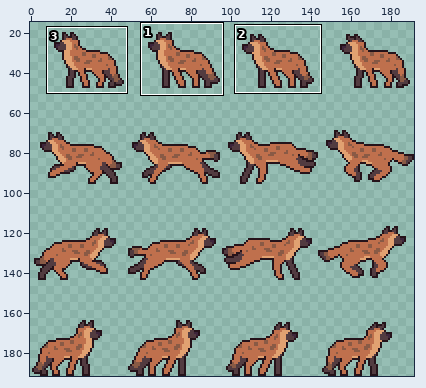
A sprite sheet gets an edit: sprites/fox2.png. Above, an overview of the earlier version with the close-up marked.
Close-up. Before the edit:
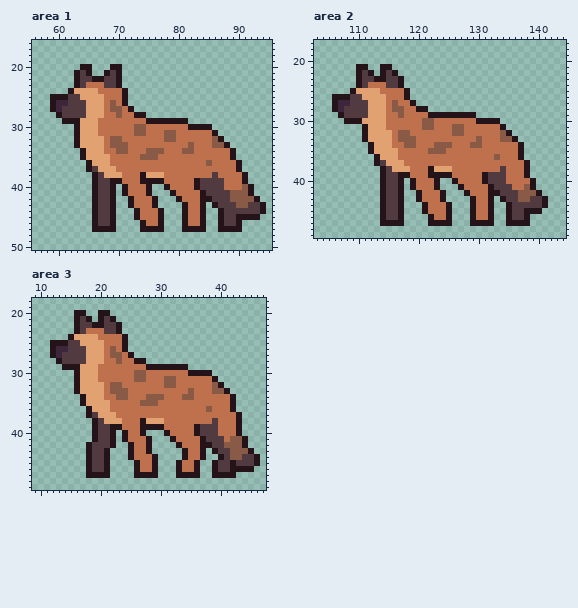
The file is 192x192 pixels. Pixels under 10% opacity are left out. Colours within 5 levels of each other are drawn and written as one. Shown: area 1: x 56..95, y 16..50; area 2: x 103..144, y 17..49; area 3: x 9..47, y 18..49. The wide view leaves out empty margins.
And afterwards:
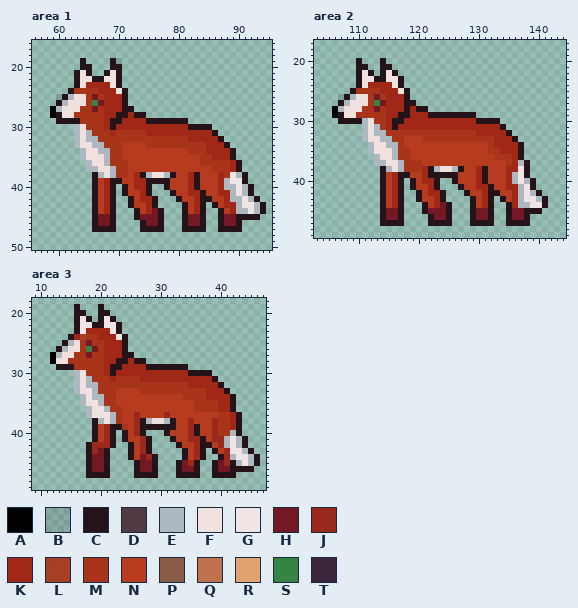
Palette (. is transparent): A #000000  B #25131a20  C #25131a  D #523b40  E #aeb8c1  F #f0e1de  G #f0e4e4  H #741823  J #9a281d  K #a12817  L #a8351aec  M #a8351a  N #b73b1f  P #895a45  Q #bf704d  R #e1a171  S #368443  T #3d253b
Diff:
--- area 1
@@ x 56..95 @@
 18 ........................................
-19 ........................................
+19 ........C....CB.........................
 20 ........CC...CC.........................
-21 .......CDC..CDC.........................
-22 .......CDDCCDDC.........................
-23 .......CDQQQDDC.........................
-24 ......CRRRRQQQQC........................
-25 ...CCCDDRRRRQQQC........................
-26 ...CTTDDDRRRQPQC........................
-27 ...CTDDDDRRRQPPQC.......................
-28 ....CDDDDRRRQQPQQCC.....................
-29 .....CCCRRRQQQQQQQQCCCCCCC..............
-30 .......CRRRQQQQQQPPQQQQQQQCCCC..........
-31 .......CRRRQQQQQQPPQQQPPQQQQQQC.........
-32 .......CRRRRQPPQQQQQQQPPQQQQQQPC........
-33 .......CRRRRQPPPQQQQQQQQQQPQQQPPC.......
-34 ........CRRRQQPPQQQPPPQQQPPQQQQQQC......
-35 ........CRRRRQQQQQPPPQQQQQQQQQQQQC......
-36 .........CRRRQQQQQQQQQQQQQQQQPQQQQC.....
-37 .........CDRRRQQQQQQQQQQQQQQQQQQQQC.....
-38 ..........CDRRRQQQCRRRQQQQQQQQDQQQQC....
-39 ..........CDDCCQQQCCCCQQQQQCDDDDQQQC....
-40 ..........CDDC.CQQQC..CQQQQCDDDDQQQPC...
-41 ..........CDDC.CQQQC...CQQQQCDDDDPPPC...
-42 ..........CDDC..CQQQC...CQQQCCDDDPPPPC..
-43 ..........CDDC..CQQQC....CQQC.CDDDPPDDC.
-44 ..........CDDC...CQQQC...CQQC..CDDDDDDC.
-45 ..........CDDC...CQQQC...CQQC..CDDCCCC..
-46 ..........CDDC....CQQC...CQQC..CDDC.....
+21 .......CFC..CFC.........................
+22 .......CFFCCFFC.........................
+23 .......CFKKKKFC.........................
+24 ......CMMMMKKKFC........................
+25 ....BCEFFMHMKKKC........................
+26 ....CEFFFMSHKKKC........................
+27 ...AEFFFMMHMKKKCC.......................
+28 ...ACFFMMMMMKKCCKCC.....................
+29 ....CCCCMMMMKCCKKKKCCCCCCC..............
+30 .......EFMMMKCKKKKKKKKKKKKCCCC..........
+31 .......EFEMMMKMMMMMKKKKKKKKKKKC.........
+32 .......EFEEMMMMMMMMMMMMMMMKKKKKC........
+33 .......EFFEEMMMNNNNMMMMMMMMMMKKKC.......
+34 ........EFFEEMMNNNNNNNNNNNMMMKKKKC......
+35 ........EFFFEMMNNNNNNNNNNNNNMMKKKC......
+36 .........EFFEMMMNNNNNNNNNNNNMMMMMKC.....
+37 .........EEFFEMMNNNNNNNNNNNNNNMMMKC.....
+38 ..........CEFEMMNKCEFFECNNKCNNNKMGEC....
+39 ..........CNKCCNNKKCCCCNNNKCNNNKEGGC....
+40 ..........CNKC.CNKKC..CNNNKCNNNKEEGEC...
+41 ..........CNKC.CNNKC...CNNKKCNNKKEGEC...
+42 ..........CNKC..CNKKC...CNNKCCNNKEEGEC..
+43 ..........CNKC..CNNKC....CNKC.CNKKEGGEC.
+44 ..........CNKC...CNKHC...CNKC..CNKEEGEC.
+45 ..........CHHC...CHHHC...CHHC..CHHCCCC..
+46 ..........CHHC....CHHC...CHHC..CHHC.....
 47 ..........CCCC....CCCC...CCCC..CCCC.....
--- area 2
@@ x 103..144 @@
 19 ..........................................
-20 ..........................................
+20 .......C...C..............................
 21 .......CC..CC.............................
-22 .......CDC.CDC............................
-23 .......CDDCCDDC...........................
-24 .......CDQQQDDC...........................
-25 ......CRRRRQQQQC..........................
-26 ...CCCDDRRRRQQQC..........................
-27 ...CTTDDDRRRQPQQC.........................
-28 ...CTDDDDRRRQPPQQCC.......................
-29 ....CDDDDRRRQQPQQQQCCCCCCCC...............
-30 .....CCCRRRRQQQQQQPPQQQQQQQCCCC...........
-31 ........CRRRQQQQQQPPQQQPPQQQQQQC..........
-32 ........CRRRRQPPQQQQQQQPPQQQQQQPC.........
-33 ........CRRRRQPPPQQQQQQQQQQPQQQPPC........
-34 .........CRRRQQPPQQQPPPQQQPPQQQQQQC.......
-35 .........CRRRRQQQQQPPPQQQQQQQQQQQQC.......
-36 ..........CRRRQQQQQQQQQQQQQQQQPQQQC.......
-37 ..........CDRRRQQQQQQQQQQQQQQQQQQQQC......
-38 ...........CDRRRQQQCRRRQQQQQQQQDQQQC......
-39 ...........CDDCCQQQCCCCQQQQQCDDDQQQC......
-40 ...........CDDC.CQQQC..CQQQQCDDDQQQQC.....
-41 ...........CDDC.CQQQC...CQQQQCDDDQQPC.....
-42 ...........CDDC..CQQQC...CQQQCCDDDPPPC....
-43 ...........CDDC..CQQQC....CQQC.CDDPPDDC...
-44 ...........CDDC...CQQQC...CQQC..CDDDDDC...
-45 ...........CDDC...CQQQC...CQQC..CDDCCC....
-46 ...........CDDC....CQQC...CQQC..CDDC......
+22 .......CFC.CFC............................
+23 .......CFFCCFFC...........................
+24 .......CFKKKKFC...........................
+25 ......CMMMMKKKFC..........................
+26 ....BCEFFMHMKKKC..........................
+27 ....CEFFFMSHKKKCC.........................
+28 ...AEFFFMMHMKKKCKCC.......................
+29 ...ACFFMMMMMKKCCKKKCCCCCCCC...............
+30 ....CCCCEFMMKCCKKKKKKKKKKKKCCCC...........
+31 ........EFEMKCKKKKKKKKKKKKKKKKKC..........
+32 ........EFEEMMMMMMMMMMMMMMMKKKKKC.........
+33 ........EFFEEMMNNNMMMMMMMMMMMMKKKC........
+34 .........EFFEEMNNNNNNNNNNNNNNMKKKKC.......
+35 .........EFFFEMMNNNNNNNNNNNNNMMKKKC.......
+36 ..........EFFEMMNNNNNNNNNNNNNNMMMKC.......
+37 ..........EEFFEMMMNNNNNNNNNNNNNNMKEC......
+38 ...........CEFEMMMKCEFFECNNKCNNNKKGC......
+39 ...........CNKCCNNKCCCCCNNNKCNNNKEGC......
+40 ...........CNKC.CNKKC..CNNNKCNNNKEGEC.....
+41 ...........CNKC.CNNKC...CNNKKCNNKKEGC.....
+42 ...........CNKC..CNKKC...CNNKCCNNKEGEC....
+43 ...........CNKC..CNNKC....CNKC.CNKEGGEC...
+44 ...........CNKC...CNKHC...CNKC..CKEEGGC...
+45 ...........CHHC...CHHHC...CHHC..CHHCCC....
+46 ...........CHHC....CHHC...CHHC..CHHC......
 47 ...........CCCC....CCCC...CCCC..CCCC......
--- area 3
@@ x 9..47 @@
 18 .......................................
-19 .......................................
+19 .......C...C...........................
 20 .......CC..CC..........................
-21 .......CDC.CDC.........................
-22 .......CDDCCDDC........................
-23 .......CDQQQDDC........................
-24 ......CRRRRQQQQC.......................
-25 ...CCCDDRRRRQQQC.......................
-26 ...CTTDDDRRRQPQC.......................
-27 ...CTDDDDRRRQPPQC......................
-28 ....CDDDDRRRQQPQQCC....................
-29 .....CCCRRRQQQQQQQQCCCCCCC.............
-30 .......CRRRQQQQQQPPQQQQQQQCCCC.........
-31 .......CRRRQQQQQQPPQQQPPQQQQQQC........
-32 .......CRRRRQPPQQQQQQQPPQQQQQQPC.......
-33 .......CRRRRQPPPQQQQQQQQQQPQQQPPC......
-34 ........CRRRQQPPQQQPPPQQQPPQQQQQQC.....
-35 ........CRRRRQQQQQPPPQQQQQQQQQQQQC.....
-36 .........CRRRQQQQQQQQQQQQQQQQPQQQC.....
-37 .........CDRRRQQQQQQQQQQQQQQQQQQQQC....
-38 ..........CDRRRQQQCRRRQQQQQQQQDQQQC....
-39 ..........CDDCCQQQCCCCQQQQQCDDDQQQC....
-40 ..........CDDC.CQQC...CQQQQCDDDQQQC....
-41 ..........CDDC.CQQQC...CQQQQCDDDQPPC...
-42 .........CDDDC..CQQC....CQQQCCDDPPPC...
-43 .........CDDC...CQQC.....CQQC.CDDPPPC..
-44 .........CDDC...CQQQC....CQQC..CDPPDDC.
-45 .........CDDC....CQQC...CQQC..CDDCDDDC.
-46 .........CDDC....CQQC...CQQC..CDDCCCC..
+21 .......CGC.CGC.........................
+22 .......CGGCCGGC........................
+23 .......CGKKKKGC........................
+24 ......CKLMMKKKGC.......................
+25 .....CEFMHMMKKKC.......................
+26 ....CEFFMSHMKKKC.......................
+27 ...AEFFMMHMMKKKCC......................
+28 ...AFFMMMMMMKKCCKCC....................
+29 ....CCCMMMMMKCCKKKKCCCCCCC.............
+30 .......EFMMMKCKKKKKKKKKKKKCCCC.........
+31 .......EFEMMMKMMMMKKKKKKKKKKKKC........
+32 .......EFEEMMMMMMMMMMMMMMMKKKKKC.......
+33 .......EFGEMMMNNNNMMMMMMMMMMMKKKC......
+34 ........EFEEMMNNNNNNNNNNNMMMMKKKKC.....
+35 ........EFGEMMNNNNNNNNNNNNNMMMMKKC.....
+36 .........EFGEMMNNNNNNNNNNNNMMMMKKC.....
+37 .........EFFGEMNNJNNNNJNNNNNNNNMMKC....
+38 ..........CEFEMNNJCEFFECNNJNNNJMMKC....
+39 ..........CNJCCMNJCCCCCCNNJCNNJMMKC....
+40 ..........CNJC.CNJC...CNNNJCNNJMMEC....
+41 ..........CNJC.CNNJC...CNNJJCNJJEGEC...
+42 .........CJJJC..CNJC....CNNJCCNJEGEC...
+43 .........CJHC...CNJC.....CNJC.CNJGGEC..
+44 .........CHHC...CNHJC....CNJC..CJEGGEC.
+45 .........CHHC....CHHC...CHKC..CHJCEGEC.
+46 .........CHHC....CHHC...CHHC..CHHCCCC..
 47 .........CCCC....CCCC...CCCC..CCCC.....
